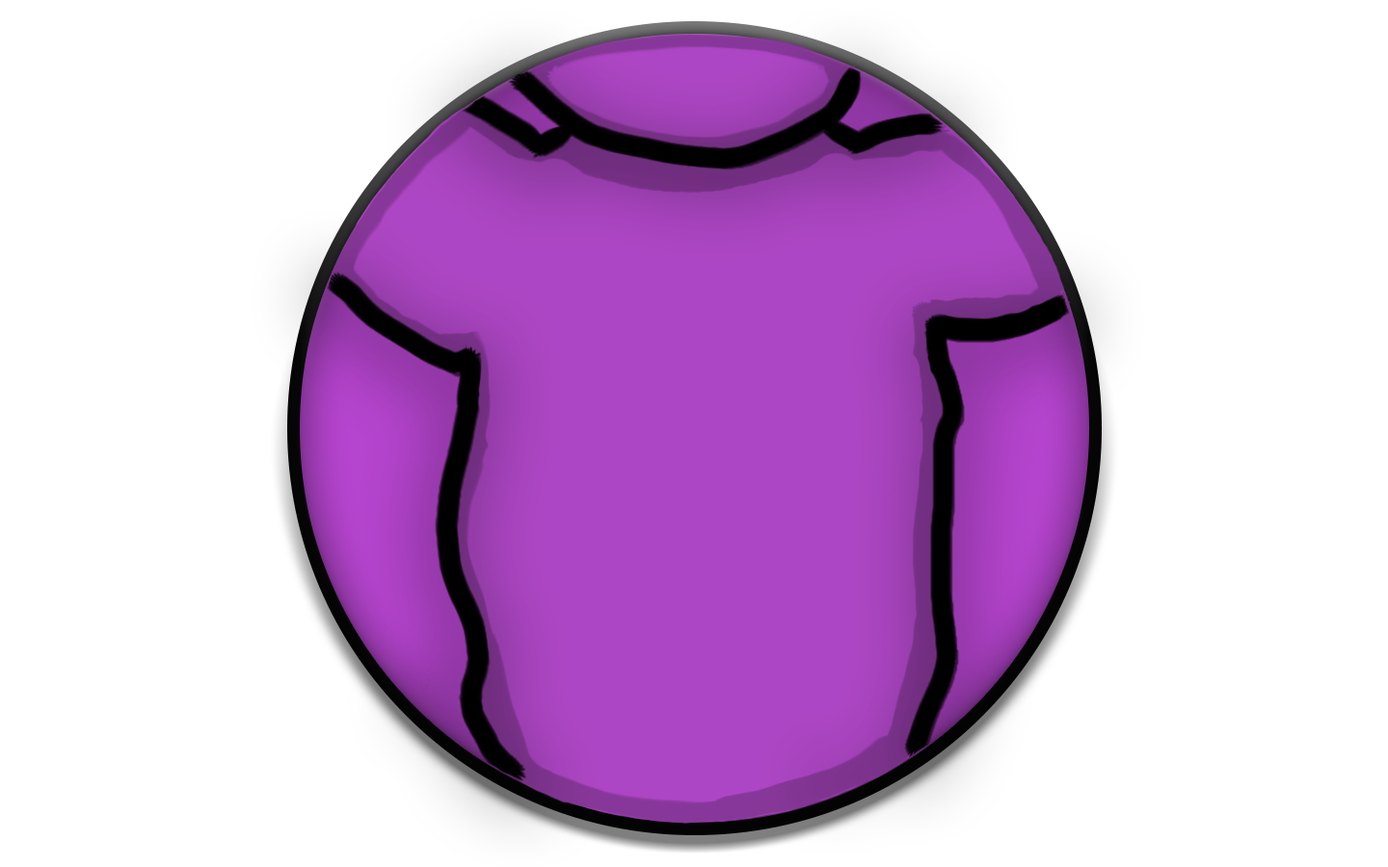
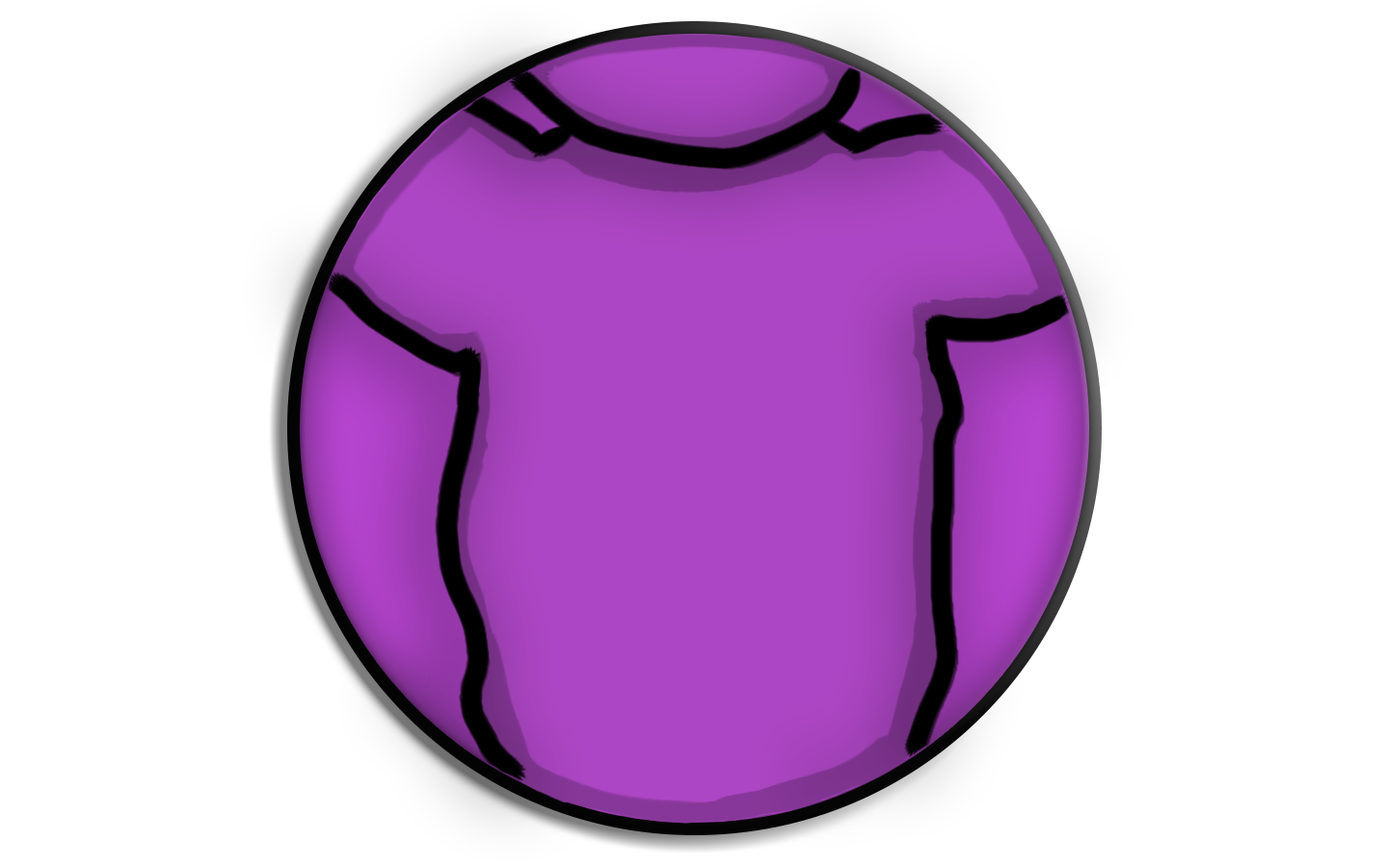
Revision of a layered 1388×867 image; what changed, layer by layer:
pixels changed over [259, 21, 1127, 854] (layer not identified)
